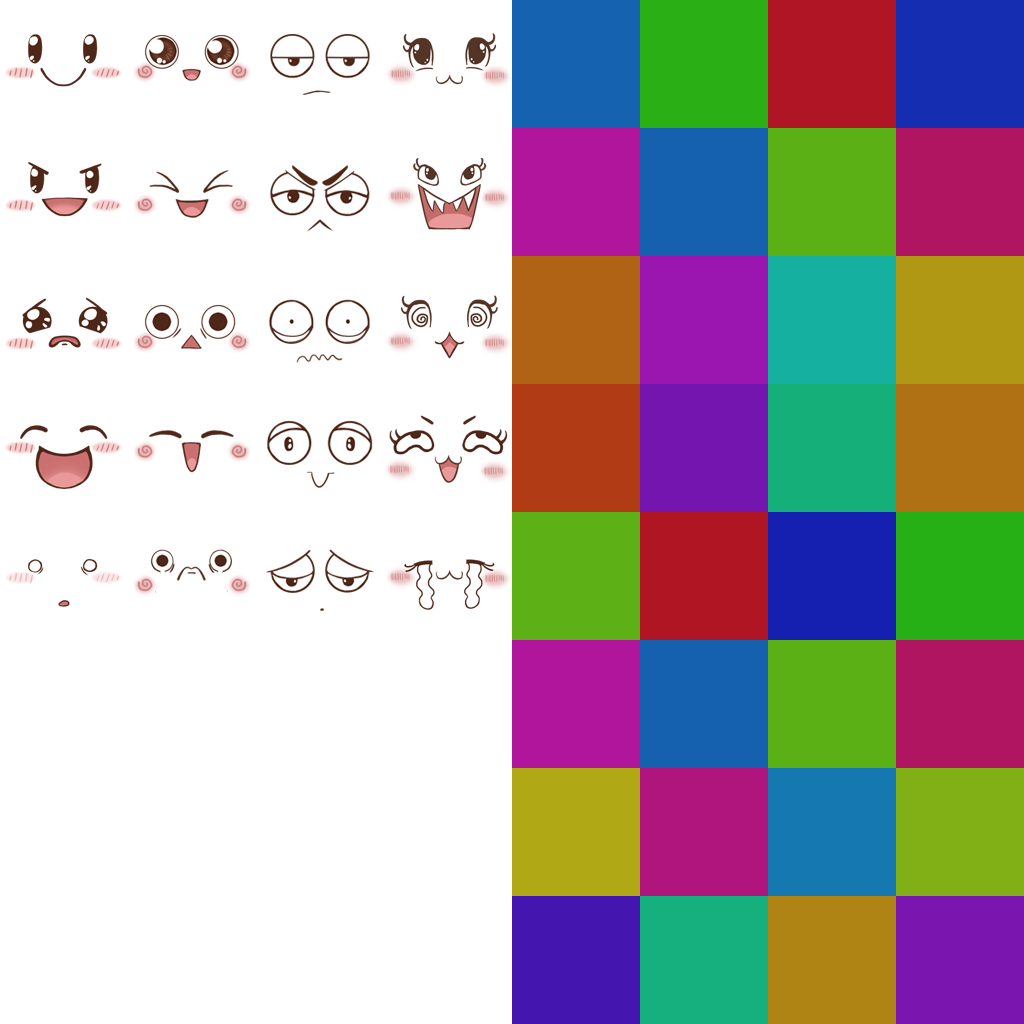
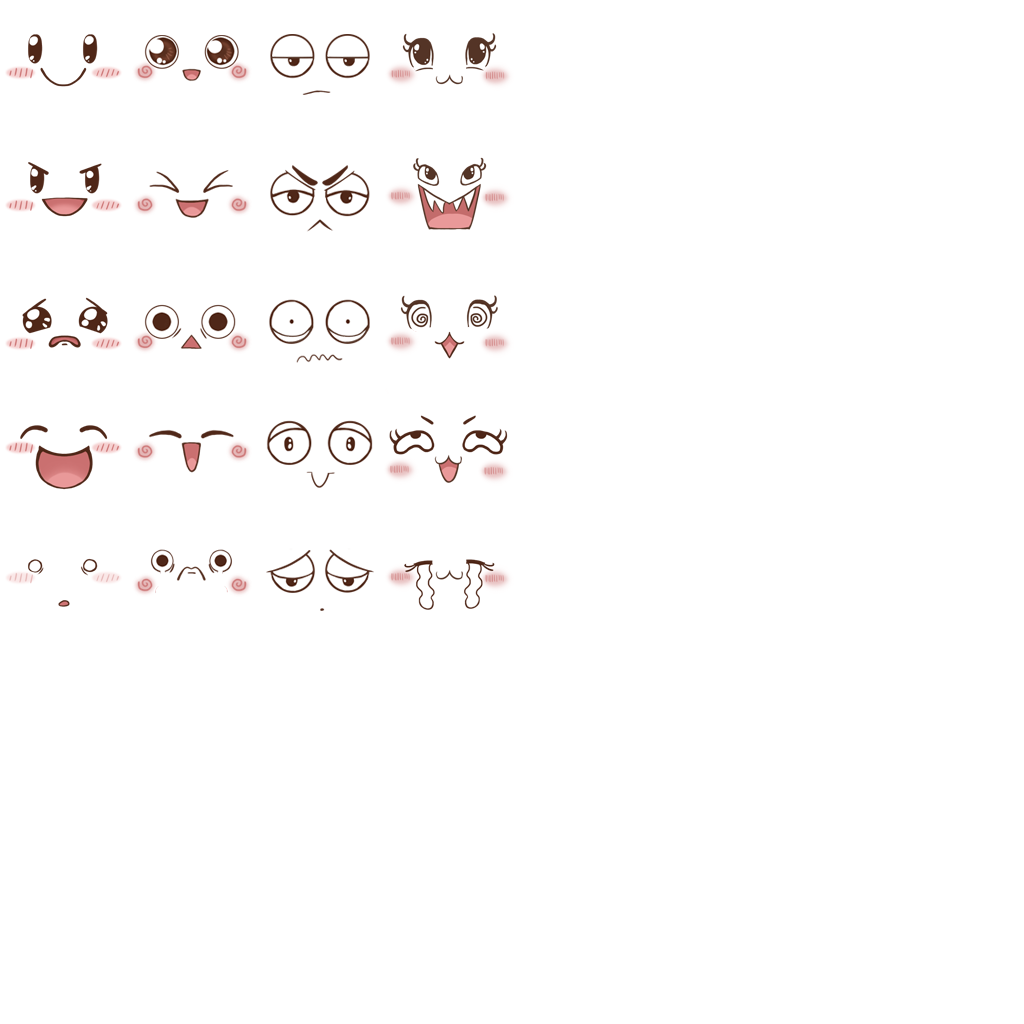
The second 1024 x 1024 image is a revision of the first. Changes to its layers:
hid "Calque 1 copie 5" (1st of 8, in "colone 08") over [896, 0, 1024, 1024]
hid "Calque 1 copie 5" (2nd of 8, in "colone 07") over [768, 0, 896, 1024]
hid "Calque 1 copie 5" (3rd of 8, in "colone 06") over [640, 0, 768, 1024]
hid "Calque 1 copie 5" (4th of 8, in "colone 05") over [512, 0, 640, 1024]
